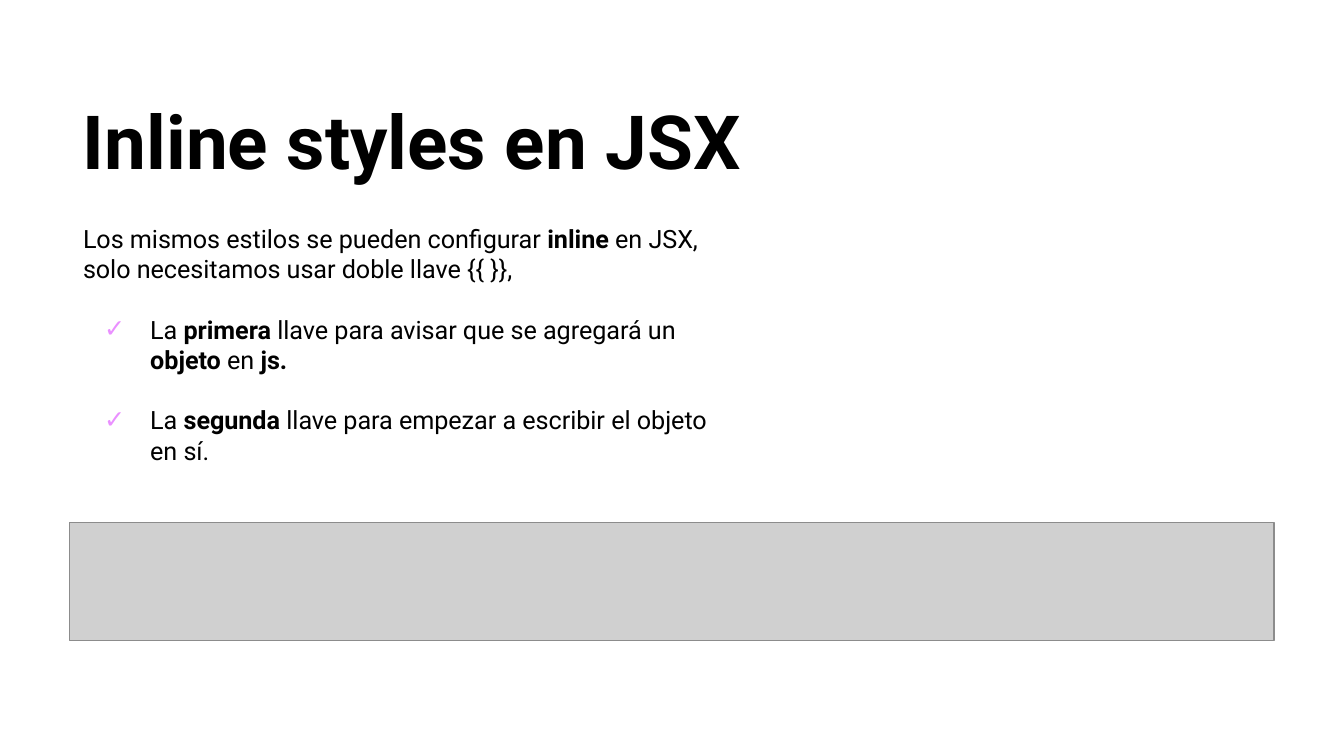
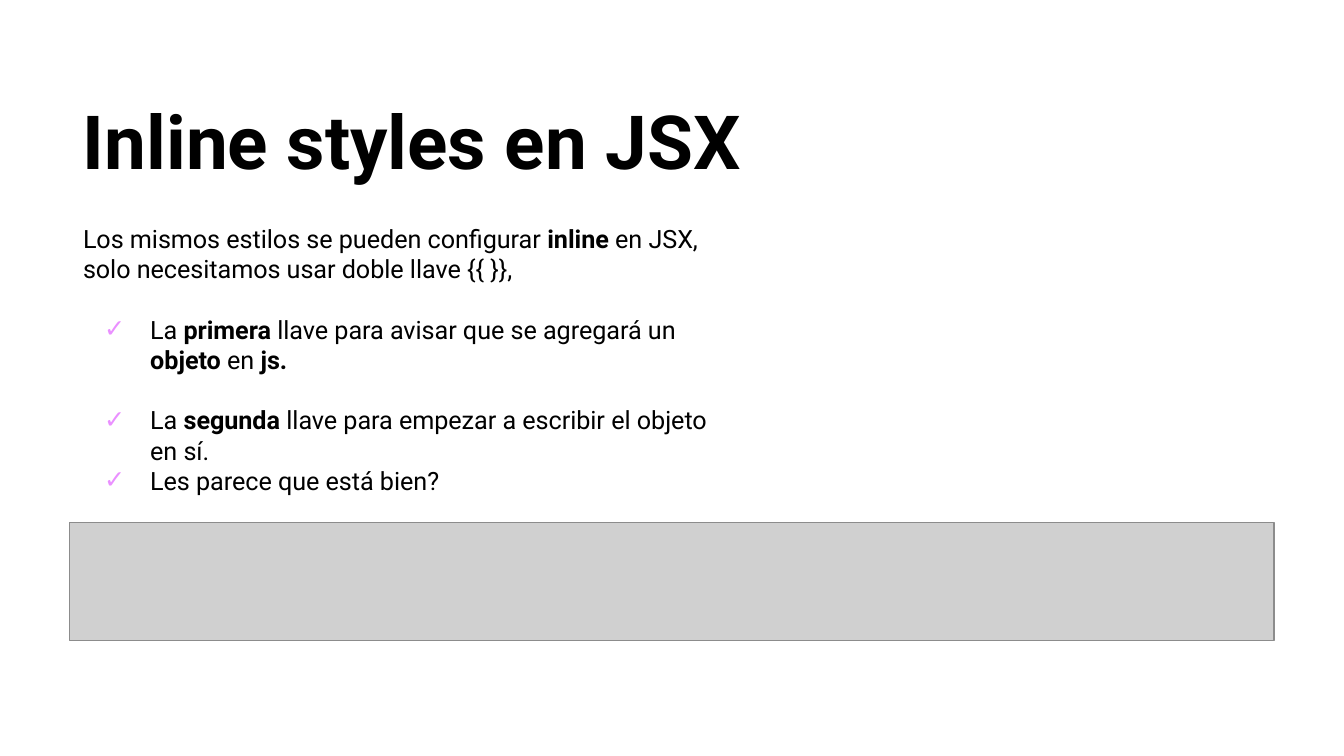
Before and after one commit to Arturogrottoli/Project-React-Js, a slide deck: slide 10 of Clase02/Unidad 2 - Clase en vivo.pptx. Drawn at 1344x756 pixels with LibreOffice and Linux fonts; fonts in the diff are those of the drawing; grey boxes stand for pictures; background and template pictures are left out. Boxes give left, top, right and bottom in pixels: in the first picture for what was removed or moved away, otherwise in the second. Text is boxed around its words. In the diff, an @@ line names an element or a change of style, - is before the commit and + after.

```diff
--- a/Clase02/Unidad 2 - Clase en vivo.pptx
+++ b/Clase02/Unidad 2 - Clase en vivo.pptx
@@ text at [150, 471, 439, 495]: paragraph added @@
+✓ Les parece que está bien?
```
Also in this commit, not shown: 3 other slides changed, 2 other files.
